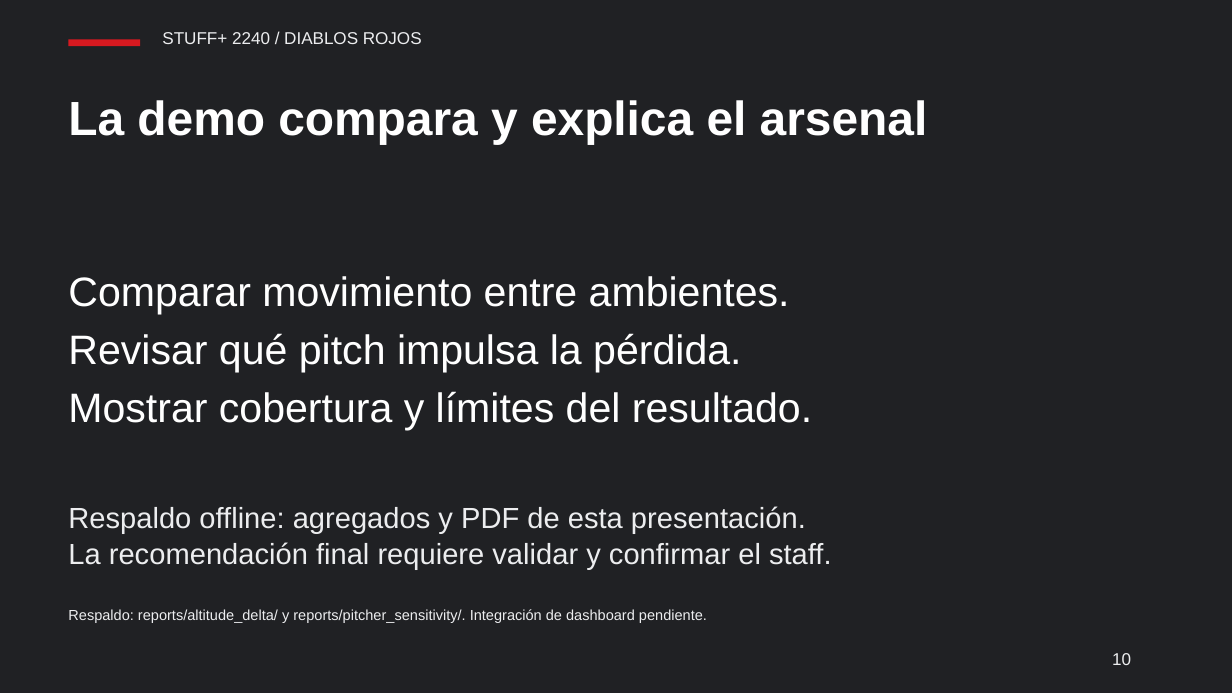
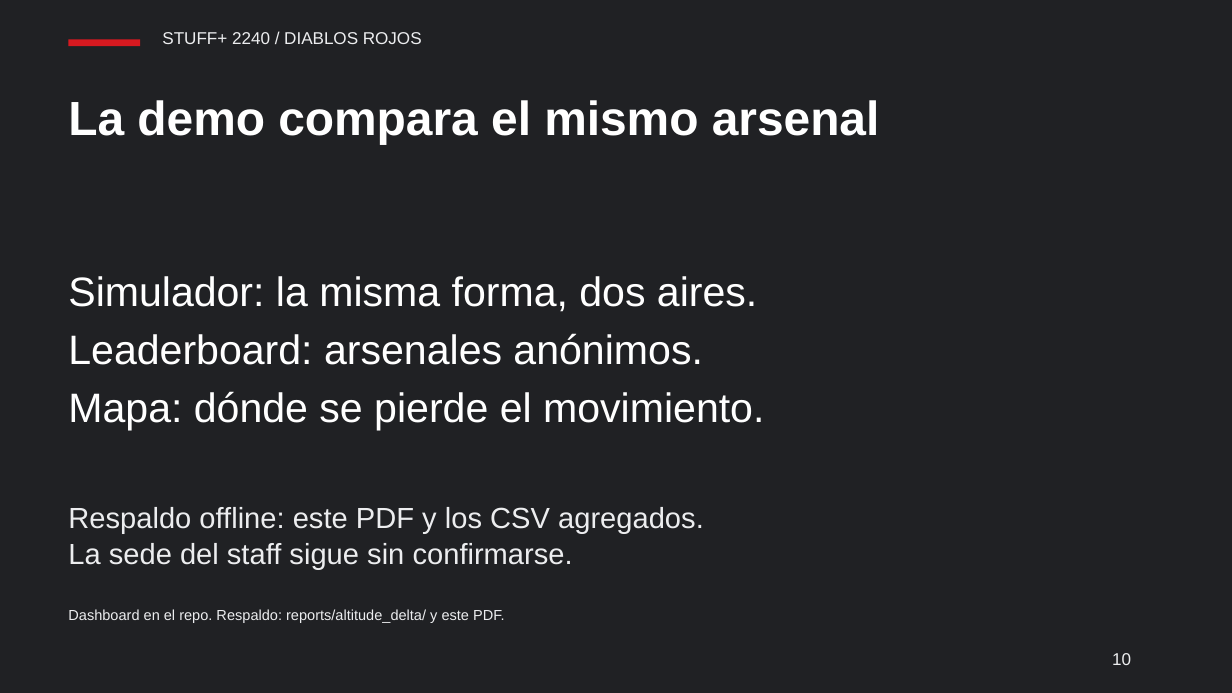
Before and after one commit to JoahanMorales/fuzzy-octo-pancake-DIABLOS-ROJOS-MLB, a slide deck: slide 10 of demo/deck/stuffplus2240.pptx. Drawn at 1232x693 pixels with LibreOffice and Linux fonts; fonts in the diff are those of the drawing. Boxes give left, top, right and bottom in pixels: in the first picture for what was removed or moved away, otherwise in the second. Text is boxed around its words. In the diff, an @@ line names an element or a change of style, - is before the commit and + after.

```diff
--- a/demo/deck/stuffplus2240.pptx
+++ b/demo/deck/stuffplus2240.pptx
@@ text at [68,100,880,144]: text changed @@
-La demo compara y explica el arsenal
+La demo compara el mismo arsenal
@@ text at [68,276,757,312]: text changed @@
-Comparar movimiento entre ambientes.
+Simulador: la misma forma, dos aires.
@@ text at [68,333,702,365]: text changed @@
-Revisar qué pitch impulsa la pérdida.
+Leaderboard: arsenales anónimos.
@@ text at [68,391,764,430]: text changed @@
-Mostrar cobertura y límites del resultado.
+Mapa: dónde se pierde el movimiento.
@@ text at [68,507,704,533]: text changed @@
-Respaldo offline: agregados y PDF de esta presentación.
+Respaldo offline: este PDF y los CSV agregados.
@@ text at [68,543,573,569]: text changed @@
-La recomendación final requiere validar y confirmar el staff.
+La sede del staff sigue sin confirmarse.
@@ text at [68,609,505,623]: text changed @@
-Respaldo: reports/altitude_delta/ y reports/pitcher_sensitivity/. Integración de dashboard pendiente.
+Dashboard en el repo. Respaldo: reports/altitude_delta/ y este PDF.
```
Also in this commit, not shown: 3 other slides changed, 2 slides added, 2 slides removed, 9 other files.
